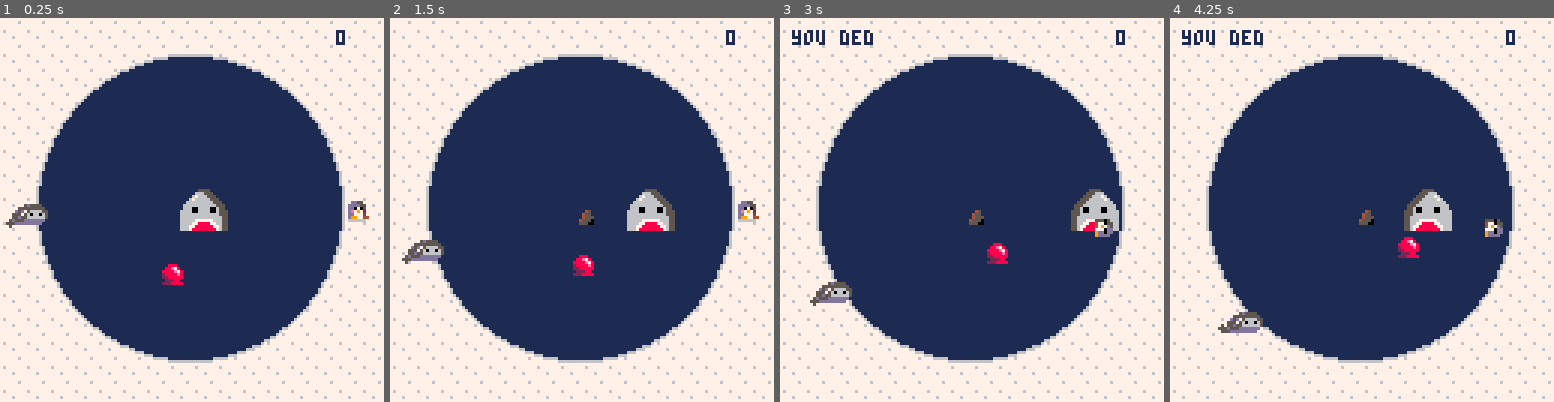
Above: before the commit, frames 1-4 (left to right).
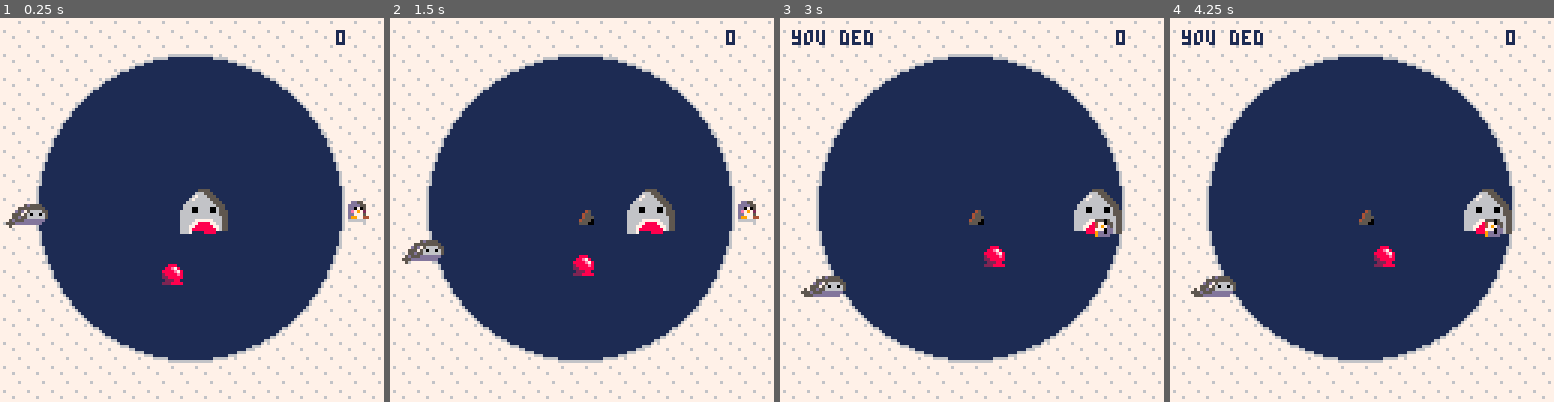
Above: after the commit, the same moments.

Repository: phwebi/loop-n-scoop
Game: PICO-8 cartridge not_frogger.p8
The game is run twice, just before and just after one commit, with the same random seed, the same clock (stepped at 60 frames per second) and the same inputs.
Inputs:
- Up to frame 1 (0.25 s): no input
- Up to frame 2 (1.5 s): tap X (X key) at 0.33, 1.07 s; tap O (Z key) at 0.7 s
- Up to frame 3 (3 s): hold Right 1.6-2.1 s; tap O (Z key) every 0.4 s from 1.7 to 2.9 s; tap X (X key) at 1.85, 2.97 s; hold Up 2.15-2.42 s; hold Right from 2.47 s (still down)
- Up to frame 4 (4.25 s): release Right at 3.03 s; hold Left 3.08-3.58 s; tap O (Z key) at 3.3, 3.7, 4.1 s; hold Down 3.63-3.97 s; hold Right from 4.02 s (still down); tap X (X key) at 4.08 s

The runs differ from the first frame. In frame 1, less than 0.1% of the frame differs, in the area x 46-57%, y 55-57%; in frame 2, less than 0.1%; in frame 3, 1.4%; in frame 4, 3.5%, in the area x 5-90%, y 44-83%.

Commit message:
add shark animation

Diff:
--- a/not_frogger.p8
+++ b/not_frogger.p8
@@ -51,11 +51,13 @@
 local rock, seal, shark = 0, 1, 2
 
 rock_sprite = 49
-seal_anim_wait=10
+seal_anim_wait= 10
 seal_sprite_start = 32
 seal_sprite_end = 34
 seal_speed = .001
-shark_sprite = 36
+shark_anim_wait = 3
+shark_sprite_start = 36
+shark_sprite_end = 40
 
 function _init()
   -- draw black pixels
@@ -185,13 +187,18 @@
     enemy.sprite = seal_sprite_start
     enemy.sprite_start = seal_sprite_start
     enemy.sprite_end = seal_sprite_end
+    enemy.anim_wait = seal_anim_wait
     enemy.timer = 0
     enemy.flip = false
     enemy.h = 1
     enemy.w = 2
     enemy.x, enemy.y = ang_to_pl_coord(0.5)
   elseif enemy.type == shark then
-    enemy.sprite = shark_sprite
+    enemy.sprite = shark_sprite_start
+    enemy.sprite_start = shark_sprite_start
+    enemy.sprite_end = shark_sprite_end
+    enemy.anim_wait = shark_anim_wait
+    enemy.timer = 0
     enemy.flip = false
     enemy.h = 2
     enemy.w = 2
@@ -235,11 +242,11 @@
 end
 
 function animate_enemy(enemy)
-  if enemy.type == seal then
+  if enemy.type == seal or enemy.type == shark then
     enemy.timer+=1
 
-    if enemy.timer > seal_anim_wait then
-      enemy.sprite+=2
+    if enemy.timer > enemy.anim_wait then
+      enemy.sprite+=enemy.w
       enemy.timer = 0
     end
 
@@ -283,9 +290,11 @@
     foreach(pickups, handle_pickup)
   end
 
-  foreach(pickups, handle_pickup_movement)
-  foreach(enemies, handle_enemy)
-  foreach(enemies, handle_enemy_movement)
+  if not (p.state == dead) then
+    foreach(pickups, handle_pickup_movement)
+    foreach(enemies, handle_enemy)
+    foreach(enemies, handle_enemy_movement)
+  end
 
   if #pickups < 1 then
     add_pickup()
@@ -383,22 +392,22 @@
 cdd7775ccdd77744cdd77744c997775ccd99775cddd77755cdd7775ccdd0dd9c0000000000000000000000000000000000000000000000000000000000000000
 cd997744cd99775cc997775ccdd77744cdd77744cd99744ccd99744cccdddd9c0000000000000000000000000000000000000000000000000000000000000000
 c666666cc666666cc666666cc666666cc666666ccccccccccccccccccccccccc0000000000000000000000000000000000000000000000000000000000000000
-ccccccc5d5555cccccccccc5d5555ccccccccccccccccccc00000000000000000000000000000000000000000000000000000000000000000000000000000000
-ccccc555555555ccccccc555555555cccccccc5555cccccc00000000000000000000000000000000000000000000000000000000000000000000000000000000
-ccccd5d75666655cccccd5d75666655cccccc666555ccccc00000000000000000000000000000000000000000000000000000000000000000000000000000000
-ccc555756066065cccc555756066065ccccc67666555cccc00000000000000000000000000000000000000000000000000000000000000000000000000000000
-ccc55d556666665cc5c55d556666665cccc6766666555ccc00000000000000000000000000000000000000000000000000000000000000000000000000000000
-cc5d555dddddddcc555d555dddddddcccc666666666555cc00000000000000000000000000000000000000000000000000000000000000000000000000000000
-c555dddddddddcccc555dddddddddcccc66666666666555c00000000000000000000000000000000000000000000000000000000000000000000000000000000
-cc5cccccccccccccccccccccccccccccc66600666600655c00000000000000000000000000000000000000000000000000000000000000000000000000000000
-ccc65ccccccccccccccccccccccccccc666600666600655500000000000000000000000000000000000000000000000000000000000000000000000000000000
-cc6655cccccccccccccccccccccccccc666666666666655500000000000000000000000000000000000000000000000000000000000000000000000000000000
-c666655cccc45cccccccc76ccccccccc666666666666665500000000000000000000000000000000000000000000000000000000000000000000000000000000
-66066055cc455cccccc7776ccc7776cc666667777776665500000000000000000000000000000000000000000000000000000000000000000000000000000000
-66666665cc4555cccc777766c777766c666677888877665500000000000000000000000000000000000000000000000000000000000000000000000000000000
-66777765c45550cccc777776c777776c666778888887765500000000000000000000000000000000000000000000000000000000000000000000000000000000
-678888751555001ccc77777677777766666788888888765500000000000000000000000000000000000000000000000000000000000000000000000000000000
-ccccccccc11111ccc777777677777776cccccccccccccccc00000000000000000000000000000000000000000000000000000000000000000000000000000000
+ccccccc5d5555cccccccccc5d5555ccccccccccccccccccccccccccccccccccccccccccccccccccc000000000000000000000000000000000000000000000000
+ccccc555555555ccccccc555555555cccccccc5555cccccccccccc5555cccccccccccc5555cccccc000000000000000000000000000000000000000000000000
+ccccd5d75666655cccccd5d75666655cccccc666555cccccccccc666555cccccccccc666555ccccc000000000000000000000000000000000000000000000000
+ccc555756066065cccc555756066065ccccc67666555cccccccc67666555cccccccc67666555cccc000000000000000000000000000000000000000000000000
+ccc55d556666665cc5c55d556666665cccc6766666555cccccc6766666555cccccc6766666555ccc000000000000000000000000000000000000000000000000
+cc5d555dddddddcc555d555dddddddcccc666666666555cccc666666666555cccc666666666555cc000000000000000000000000000000000000000000000000
+c555dddddddddcccc555dddddddddcccc66666666666555cc66666666666555cc66666666666555c000000000000000000000000000000000000000000000000
+cc5cccccccccccccccccccccccccccccc66600666600655cc66600666600655cc66600666600655c000000000000000000000000000000000000000000000000
+ccc65ccccccccccccccccccccccccccc666600666600655566660066660065556666006666006555000000000000000000000000000000000000000000000000
+cc6655cccccccccccccccccccccccccc666666666666655566666666666665556666666666666555000000000000000000000000000000000000000000000000
+c666655cccc45cccccccc76ccccccccc666666666666665566666666666666556666666666666655000000000000000000000000000000000000000000000000
+66066055cc455cccccc7776ccc7776cc666667777776665566666777777666556666677777766655000000000000000000000000000000000000000000000000
+66666665cc4555cccc777766c777766c666677888877665566667788887766556666778888776655000000000000000000000000000000000000000000000000
+66777765c45550cccc777776c777776c666778888887765566677888888776556667788888877655000000000000000000000000000000000000000000000000
+678888751555001ccc77777677777766666788888888765566678888888876556667888888887655000000000000000000000000000000000000000000000000
+ccccccccc11111ccc777777677777776cccc8888cccc765566cccc8888cccc556667cccc8888cccc000000000000000000000000000000000000000000000000
 __map__
 0101010101010101010101010101010100000000000000000000000000000000000000000000000000000000000000000000000000000000000000000000000000000000000000000000000000000000000000000000000000000000000000000000000000000000000000000000000000000000000000000000000000000000
 0101010101010101010101010101010100000000000000000000000000000000000000000000000000000000000000000000000000000000000000000000000000000000000000000000000000000000000000000000000000000000000000000000000000000000000000000000000000000000000000000000000000000000
